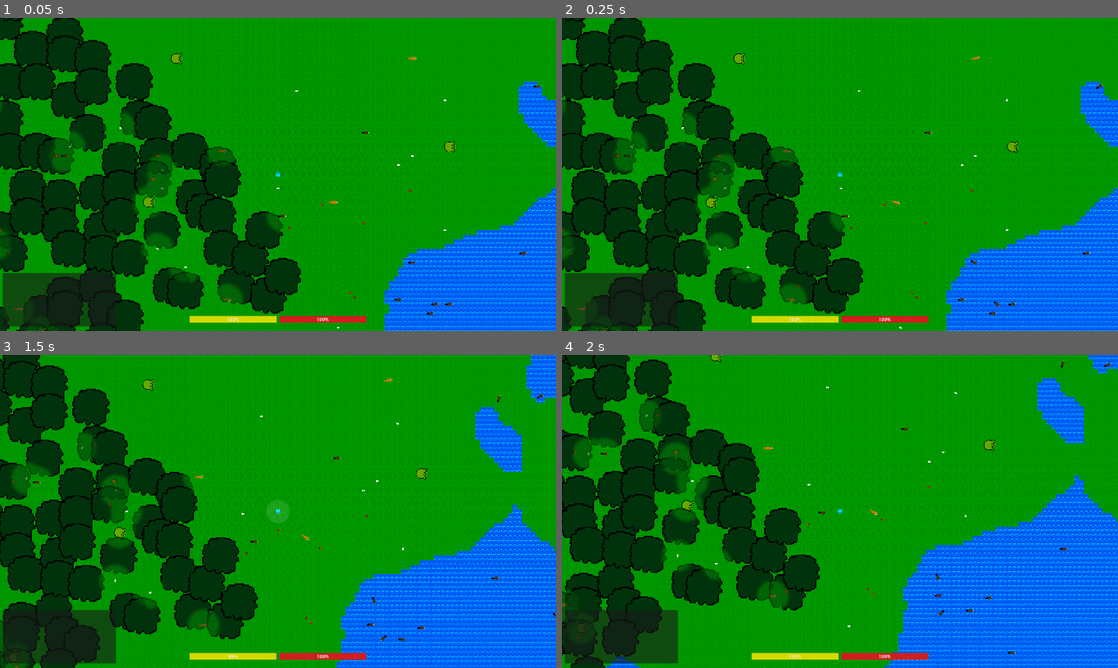
Above: before the commit, frames 1-4 (two rows, left to right).
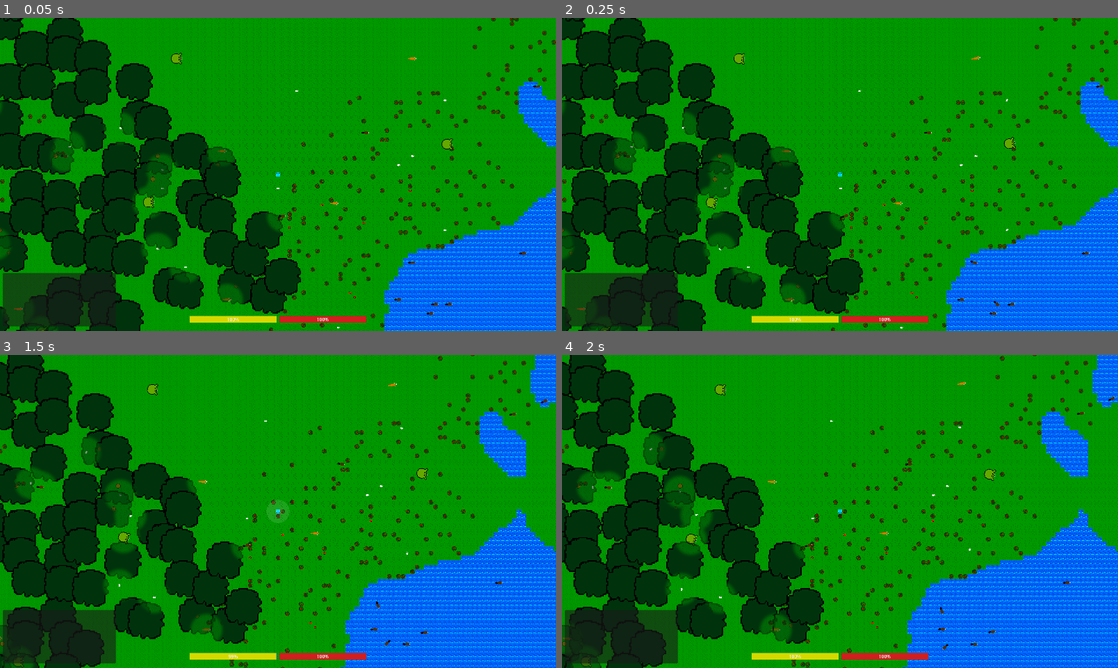
Above: after the commit, the same moments.

Repository: Kyhel/lost-in-pixels
Game: Godot game, scene res://scenes/game.tscn
The game is run twice, just before and just after one commit, with the same random seed, the same clock (stepped at 60 frames per second) and the same inputs.
Inputs:
- Up to frame 1 (0.05 s): no input
- Up to frame 2 (0.25 s): no input
- Up to frame 3 (1.5 s): hold Right (ui_right) 0.53-1.28 s; tap E (interact, bound only after the commit) at 0.6 s; hold Down (ui_down) from 1.28 s (still down); tap F (attack) at 1.35 s
- Up to frame 4 (2 s): keep holding Down (ui_down); tap E (interact, bound only after the commit) at 1.55 s

The runs differ from the first frame. In frame 1, 1.8% of the frame differs, in the area x 0-100%, y 0-100%; in frame 2, 1.9%; in frame 3, 21%; in frame 4, 39%.

Commit message:
Add berry bushes

Diff:
--- a/actors/player/player.gd
+++ b/actors/player/player.gd
@@ -6,6 +6,8 @@
 const ATTACK_RANGE = 20 # fallback if no weapon equipped
 const ATTACK_DAMAGE = 1 # fallback if no weapon equipped
 const PICKUP_RADIUS = 16
+const FRONT_PICKUP_RADIUS = 22.0
+const PICKUP_CONE_HALF_ANGLE := PI / 4.0
 
 var AttackEffectScene := preload("res://actors/player/attack_effect.tscn")
 var carrot_data: ItemData = preload("res://data/items/carrot.tres") as ItemData
@@ -66,7 +68,8 @@
 		if Input.is_action_just_pressed("ability_" + str(abi)):
 			AbilityManager.try_activate_slot(abi - 1)
 
-	try_pickup_items()
+	if Input.is_action_just_pressed("interact"):
+		try_pickup_in_front()
 
 	var speed_modifier = ChunkManager.get_walk_speed_at_world_pos(global_position)
 
@@ -156,13 +159,35 @@
 	ObjectsManager.spawn_item_in_chunk(chunk, carrot_data, spawn_pos, 1)
 
 
-func try_pickup_items():
-	for item in ObjectsManager.get_nearby_items(global_position, PICKUP_RADIUS):
-		if not item.item_data.can_pickup:
+func try_pickup_in_front() -> void:
+	var forward := Vector2.UP.rotated(sprite.rotation)
+	if forward.is_zero_approx():
+		forward = Vector2.UP
+	var cos_threshold: float = cos(PICKUP_CONE_HALF_ANGLE)
+	var scored: Array[Dictionary] = []
+	for item in ObjectsManager.get_nearby_items(global_position, FRONT_PICKUP_RADIUS):
+		if item.item_data == null or not item.item_data.can_pickup:
 			continue
-		item.on_picked_up(self)
-		if item.item_data.player_food_value > 0:
-			_apply_food_value(item.item_data.player_food_value)
+		var to_item: Vector2 = item.global_position - global_position
+		var dist_sq: float = to_item.length_squared()
+		if dist_sq < 0.0001:
+			scored.append({"item": item, "dist_sq": dist_sq})
+			continue
+		var dir: Vector2 = to_item / sqrt(dist_sq)
+		if forward.dot(dir) >= cos_threshold:
+			scored.append({"item": item, "dist_sq": dist_sq})
+	scored.sort_custom(func(a: Dictionary, b: Dictionary) -> bool:
+		return (a["dist_sq"] as float) < (b["dist_sq"] as float)
+	)
+	for entry in scored:
+		var it: WorldItem = entry["item"] as WorldItem
+		if not is_instance_valid(it) or it.item_data == null:
+			continue
+		var food_val: float = it.item_data.player_food_value
+		it.on_picked_up(self)
+		if food_val > 0.0:
+			_apply_food_value(food_val)
+		break
 
 func _apply_food_value(amount: float) -> void:
 	if amount <= 0.0 or _dead:
--- a/ai/actions/food/chose_food_action.gd
+++ b/ai/actions/food/chose_food_action.gd
@@ -20,7 +20,15 @@
 	if candidates.is_empty():
 		return State.FAILURE
 
-	var closest_food = Node2DUtils.get_closest(creature.global_position, candidates)
+	var pool: Array[Node2D] = candidates
+	var live_prey: Array[Node2D] = []
+	for n in candidates:
+		if n is Creature:
+			live_prey.append(n)
+	if not live_prey.is_empty():
+		pool = live_prey
+
+	var closest_food = Node2DUtils.get_closest(creature.global_position, pool)
 	creature.blackboard.set_value(Blackboard.KEY_TARGET_FOOD, closest_food)
 
 	return State.SUCCESS
--- a/ai/sensors/fox_food_sensor.tres
+++ b/ai/sensors/fox_food_sensor.tres
@@ -3,9 +3,10 @@
 [ext_resource type="Resource" uid="uid://06r8vifs4yfn" path="res://data/actors/animals/rabbit.tres" id="1_hyvqw"]
 [ext_resource type="Script" uid="uid://crtq7g0dtrud8" path="res://ai/sensors/food_sensor.gd" id="1_q12sn"]
 [ext_resource type="Resource" uid="uid://d4fipfqbnme6i" path="res://data/items/carrot.tres" id="2_krryp"]
+[ext_resource type="Resource" uid="uid://c7k2bm9xryw1p" path="res://data/items/berry.tres" id="3_berry"]
 
 [resource]
 script = ExtResource("1_q12sn")
-edible_items = Array[Resource]([ExtResource("2_krryp")])
+edible_items = Array[Resource]([ExtResource("2_krryp"), ExtResource("3_berry")])
 edible_creatures = Array[Resource]([ExtResource("1_hyvqw")])
 metadata/_custom_type_script = "uid://crtq7g0dtrud8"
--- a/ai/sensors/vegetarian_food_sensor.tres
+++ b/ai/sensors/vegetarian_food_sensor.tres
@@ -3,8 +3,9 @@
 [ext_resource type="Script" uid="uid://crtq7g0dtrud8" path="res://ai/sensors/food_sensor.gd" id="1_6hpia"]
 [ext_resource type="Resource" uid="uid://d4fipfqbnme6i" path="res://data/items/carrot.tres" id="1_dte6d"]
 [ext_resource type="Resource" uid="uid://dcoj2sx4a6d6e" path="res://data/objects/nature/flowers/flower_red_1.tres" id="2_3d3ah"]
+[ext_resource type="Resource" uid="uid://c7k2bm9xryw1p" path="res://data/items/berry.tres" id="3_berry"]
 
 [resource]
 script = ExtResource("1_6hpia")
-edible_items = Array[Resource]([ExtResource("1_dte6d"), ExtResource("2_3d3ah")])
+edible_items = Array[Resource]([ExtResource("1_dte6d"), ExtResource("2_3d3ah"), ExtResource("3_berry")])
 metadata/_custom_type_script = "uid://crtq7g0dtrud8"
--- a/data/actors/animals/beaver.tres
+++ b/data/actors/animals/beaver.tres
@@ -2,6 +2,7 @@
 
 [ext_resource type="Script" uid="uid://b03s60gt6mpeu" path="res://ai/goals/goal.gd" id="1_56npc"]
 [ext_resource type="Resource" uid="uid://dhnvy30mkocgp" path="res://ai/goals/wander_goal.tres" id="2_27jme"]
+[ext_resource type="Resource" uid="uid://6kr4qf001sd" path="res://ai/goals/eat_goal.tres" id="2_eat"]
 [ext_resource type="Script" uid="uid://clk4ii14vm1a2" path="res://actors/base/creature_data.gd" id="2_yyua3"]
 [ext_resource type="Texture2D" uid="uid://biu286a1d7wjw" path="res://assets/creatures/beaver.png" id="4_27jme"]
 [ext_resource type="Script" uid="uid://n33v4k13pcso" path="res://ai/sensors/sensor.gd" id="4_djyqf"]
@@ -10,10 +11,12 @@
 [resource]
 script = ExtResource("2_yyua3")
 sprite = ExtResource("4_27jme")
-goals = Array[ExtResource("1_56npc")]([ExtResource("2_27jme")])
+goals = Array[ExtResource("1_56npc")]([ExtResource("2_27jme"), ExtResource("2_eat")])
 sensors = Array[ExtResource("4_djyqf")]([ExtResource("5_nn8gk")])
 can_swim = true
 size = 30
 hitbox_size = 12
 excluded_tile_types = Array[int]([])
+needs_eating = true
+hunger_decay_rate = 1.0
 metadata/_custom_type_script = "uid://clk4ii14vm1a2"
--- /dev/null
+++ b/data/items/berry.tres
@@ -0,0 +1,13 @@
+[gd_resource type="Resource" script_class="ItemData" format=3 uid="uid://c7k2bnaxryw1p"]
+
+[ext_resource type="Script" uid="uid://b12224xo0dkcj" path="res://data/items/item_data.gd" id="1_item"]
+[ext_resource type="Texture2D" uid="uid://ba1cfysaknd15" path="res://assets/nature/berry_red.png" id="2_tex"]
+
+[resource]
+script = ExtResource("1_item")
+id = &"berry"
+display_name = "Berry"
+texture = ExtResource("2_tex")
+can_pickup = true
+player_food_value = 10
+metadata/_custom_type_script = "uid://b12224xo0dkcj"
--- a/managers/item_database.gd
+++ b/managers/item_database.gd
@@ -8,6 +8,7 @@
 
 func _register_defaults() -> void:
 	_register_item(load("res://data/items/health_potion.tres"))
+	_register_item(load("res://data/items/berry.tres"))
 	_register_item(load("res://data/items/coin.tres"))
 	_register_item(load("res://data/objects/nature/flowers/flower_red_1.tres"))
 
--- a/managers/objects_manager.gd
+++ b/managers/objects_manager.gd
@@ -4,12 +4,14 @@
 
 var chunk_items: Dictionary[Vector2i, Array] = {}
 var chunk_trees: Dictionary[Vector2i, Array] = {}
+var chunk_bushes: Dictionary[Vector2i, Array] = {}
 
 const CHUNK_UPDATE_INTERVAL: float = 10.0
 var _chunk_stagger: ChunkStagger = ChunkStagger.new(CHUNK_UPDATE_INTERVAL)
 
 var world_item_scene := preload("res://data/objects/world_item.tscn")
 var tree_scene := preload("res://world/nature/tree_1.tscn")
+var berry_bush_scene := preload("res://world/nature/berry_bush.tscn")
 
 func _ready() -> void:
 	refresh_scene_references()
@@ -32,6 +34,11 @@
 			if is_instance_valid(tree):
 				tree.queue_free()
 	chunk_trees.clear()
+	for k in chunk_bushes.keys():
+		for bush in chunk_bushes[k]:
+			if is_instance_valid(bush):
+				bush.queue_free()
+	chunk_bushes.clear()
 
 func update_chunks(delta: float) -> void:
 
@@ -44,6 +51,8 @@
 			chunk_items[coords] = ArrayUtils.cleanup_invalid_entries(chunk_items[coords])
 		if chunk_trees.has(coords):
 			chunk_trees[coords] = ArrayUtils.cleanup_invalid_entries(chunk_trees[coords])
+		if chunk_bushes.has(coords):
+			chunk_bushes[coords] = ArrayUtils.cleanup_invalid_entries(chunk_bushes[coords])
 
 func spawn_item_in_chunk(chunk: Vector2i, item_data, world_pos: Vector2, quantity: int = 1):
 	var item = world_item_scene.instantiate()
@@ -81,6 +90,21 @@
 
 	chunk_trees[chunk].append(tree)
 
+
+func spawn_berry_bush(chunk: Vector2i, world_tile: Vector2i) -> void:
+	var bush: Node2D = berry_bush_scene.instantiate() as Node2D
+	bush.set("chunk_coords", chunk)
+	bush.set("world_tile", world_tile)
+	bush.global_position = Vector2(
+		world_tile.x * ChunkManager.TILE_SIZE,
+		world_tile.y * ChunkManager.TILE_SIZE
+	)
+	add_child(bush)
+	if not chunk_bushes.has(chunk):
+		chunk_bushes[chunk] = []
+	chunk_bushes[chunk].append(bush)
+
+
 func on_chunk_unloaded(chunk: Vector2i) -> void:
 
 	if chunk_items.has(chunk):
@@ -98,6 +122,12 @@
 				tree.queue_free()
 
 		chunk_trees.erase(chunk)
+
+	if chunk_bushes.has(chunk):
+		for bush in chunk_bushes[chunk]:
+			if is_instance_valid(bush):
+				bush.queue_free()
+		chunk_bushes.erase(chunk)
 
 func get_nearby_items(origin: Vector2, radius: float) -> Array[WorldItem]:
 	var results: Array[WorldItem] = []
--- a/project.godot
+++ b/project.godot
@@ -72,6 +72,11 @@
 attack={
 "deadzone": 0.2,
 "events": [Object(InputEventKey,"resource_local_to_scene":false,"resource_name":"","device":-1,"window_id":0,"alt_press …(192 unchanged characters)…
+]
+}
+interact={
+"deadzone": 0.2,
+"events": [Object(InputEventKey,"resource_local_to_scene":false,"resource_name":"","device":-1,"window_id":0,"alt_pressed":false,"shift_pressed":false,"ctrl_pressed":false,"meta_pressed":false,"pressed":false,"keycode":0,"physical_keycode":69,"key_label":0,"unicode":101,"location":0,"echo":false,"script":null)
 ]
 }
 spawn_carrot={
--- a/world/chunk_manager.gd
+++ b/world/chunk_manager.gd
@@ -12,6 +12,7 @@
 var chunk_scene = preload("res://world/chunk.tscn")
 var world_generator: WorldGenerator
 var tree_generator: TreeGenerator
+var berry_bush_generator: Variant
 var fog_memory: Dictionary[Vector2i, Array] = {}
 
 
@@ -22,7 +23,9 @@
 func _apply_world_seed(p_seed: int) -> void:
 	world_generator = preload("res://world/world_generator.gd").new()
 	world_generator.setup_seed(p_seed)
-	tree_generator = TreeGenerator.new(world_generator.terrain_noise.seed)
+	var wseed: int = world_generator.terrain_noise.seed
+	tree_generator = TreeGenerator.new(wseed)
+	berry_bush_generator = load("res://world/nature/berry_bush_generator.gd").new(wseed)
 
 
 func set_world_seed(p_seed: int) -> void:
@@ -140,6 +143,13 @@
 		chunk,
 		CHUNK_SIZE,
 		world_generator)
+
+	berry_bush_generator.generate_berry_bushes_for_chunk(
+		Vector2i(chunk_x, chunk_y),
+		chunk,
+		CHUNK_SIZE,
+		world_generator,
+		tree_generator)
 
 func _spawn_world_items(chunk_x: int, chunk_y: int):
 
--- /dev/null
+++ b/world/nature/berry_bush.gd
@@ -0,0 +1,90 @@
+class_name BerryBush
+extends Node2D
+
+const SLOT_COUNT := 5
+const BUSH_SEED_SALT := 0x70415252
+
+@export var regrow_chance: float = 0.05
+
+var chunk_coords: Vector2i = Vector2i.ZERO
+var world_tile: Vector2i = Vector2i.ZERO
+
+var _berry_data: ItemData
+var _slot_offsets: Array[Vector2] = []
+var _slot_refs: Array = []
+
+var _regrow_accum: float = 0.0
+const REGROW_INTERVAL := 1.0
+
+
+func _ready() -> void:
+	_berry_data = ItemDatabase.get_item(&"berry")
+	if _berry_data == null:
+		push_error("BerryBush: berry item not in ItemDatabase")
+		return
+
+	var rng := RandomNumberGenerator.new()
+	rng.seed = ChunkManager.get_world_seed() ^ hash(world_tile) ^ BUSH_SEED_SALT
+
+	var half_tile: float = ChunkManager.TILE_SIZE * 0.5
+	var center := Vector2(half_tile, half_tile)
+	for i in SLOT_COUNT:
+		var ox: float = rng.randf_range(-half_tile + 2.0, half_tile - 2.0)
+		var oy: float = rng.randf_range(-half_tile + 2.0, half_tile - 2.0)
+		_slot_offsets.append(center + Vector2(ox, oy))
+		_slot_refs.append(null)
+
+	for slot_i in SLOT_COUNT:
+		_spawn_berry_at_slot(slot_i)
+
+
+func _physics_process(delta: float) -> void:
+	if _berry_data == null:
+		return
+	_regrow_accum += delta
+	while _regrow_accum >= REGROW_INTERVAL:
+		_regrow_accum -= REGROW_INTERVAL
+		_tick_regrow()
+
+
+func _tick_regrow() -> void:
+	for slot_i in SLOT_COUNT:
+		if _slot_occupied(slot_i):
+			continue
+		if randf() >= regrow_chance:
+			continue
+		_spawn_berry_at_slot(slot_i)
+
+
+func _slot_occupied(slot_i: int) -> bool:
+	var wr: Variant = _slot_refs[slot_i]
+	if wr == null:
+		return false
+	var node: Node = (wr as WeakRef).get_ref()
+	return node != null and is_instance_valid(node)
+
+
+func _spawn_berry_at_slot(slot_i: int) -> void:
+	if _berry_data == null:
+		return
+	var world_pos: Vector2 = global_position + _slot_offsets[slot_i]
+	var spawned = ObjectsManager.spawn_item_in_chunk(chunk_coords, _berry_data, world_pos, 1)
+	if spawned == null or not spawned is WorldItem:
+		return
+	var item: WorldItem = spawned as WorldItem
+	var wr: WeakRef = weakref(item)
+	_slot_refs[slot_i] = wr
+	item.picked_up.connect(_on_berry_picked_up.bind(slot_i))
+	item.destroyed.connect(_on_berry_destroyed.bind(slot_i))
+
+
+func _on_berry_picked_up(_by: Node, slot_i: int) -> void:
+	_clear_slot(slot_i)
+
+
+func _on_berry_destroyed(_reason: String, slot_i: int) -> void:
+	_clear_slot(slot_i)
+
+
+func _clear_slot(slot_i: int) -> void:
+	_slot_refs[slot_i] = null
--- /dev/null
+++ b/world/nature/berry_bush.tscn
@@ -0,0 +1,23 @@
+[gd_scene format=3 uid="uid://d2h8w4laberry"]
+
+[ext_resource type="Script" path="res://world/nature/berry_bush.gd" id="1_script"]
+[ext_resource type="Texture2D" uid="uid://fy4x38l37mvg" path="res://assets/nature/berry_bush.png" id="2_tex"]
+
+[sub_resource type="CircleShape2D" id="CircleShape2D_bush"]
+radius = 6.0
+
+[node name="BerryBush" type="Node2D"]
+script = ExtResource("1_script")
+
+[node name="Sprite2D" type="Sprite2D" parent="."]
+texture = ExtResource("2_tex")
+centered = true
+offset = Vector2(8, 8)
+
+[node name="TrunkBody" type="StaticBody2D" parent="."]
+collision_layer = 32
+collision_mask = 0
+
+[node name="CollisionShape2D" type="CollisionShape2D" parent="TrunkBody"]
+position = Vector2(8, 8)
+shape = SubResource("CircleShape2D_bush")
--- /dev/null
+++ b/world/nature/berry_bush_generator.gd
@@ -0,0 +1,55 @@
+class_name BerryBushGenerator
+extends RefCounted
+
+var bush_noise := FastNoiseLite.new()
+var world_seed: int
+
+
+func _init(p_seed: int) -> void:
+	world_seed = p_seed
+	bush_noise.seed = p_seed + 482917
+	bush_noise.frequency = 0.012
+	bush_noise.fractal_octaves = 2
+	bush_noise.fractal_gain = 0.55
+
+
+func generate_berry_bushes_for_chunk(
+	chunk_position: Vector2i,
+	_chunk: Chunk,
+	chunk_size: int,
+	biome_generator: WorldGenerator,
+	tree_generator: TreeGenerator,
+) -> void:
+	for x in range(chunk_size):
+		for y in range(chunk_size):
+			var wx: int = chunk_position.x * chunk_size + x
+			var wy: int = chunk_position.y * chunk_size + y
+			if should_spawn_bush(wx, wy, biome_generator, tree_generator):
+				ObjectsManager.spawn_berry_bush(chunk_position, Vector2i(wx, wy))
+
+
+func should_spawn_bush(
+	wx: int,
+	wy: int,
+	biome_generator: WorldGenerator,
+	tree_generator: TreeGenerator,
+) -> bool:
+	if tree_generator.should_spawn_tree(wx, wy, biome_generator):
+		return false
+	var tile_type: WorldGenerator.TileType = biome_generator.get_tile_type(wx, wy)
+	if tile_type == WorldGenerator.TileType.WATER:
+		return false
+	var biome: WorldGenerator.Biome = biome_generator.get_biome(wx, wy)
+	if biome != WorldGenerator.Biome.FOREST and biome != WorldGenerator.Biome.PLAINS:
+		return false
+	if bush_noise.get_noise_2d(wx, wy) < 0.12:
+		return false
+	if _tile_random(wx, wy) < 0.93:
+		return false
+	return true
+
+
+func _tile_random(x: int, y: int) -> float:
+	var rng := RandomNumberGenerator.new()
+	rng.seed = hash(Vector2i(x, y)) + world_seed + 0xBEE2
+	return rng.randf()
Not shown, added: world/nature/berry_bush.gd.uid
Not shown, added: world/nature/berry_bush_generator.gd.uid
